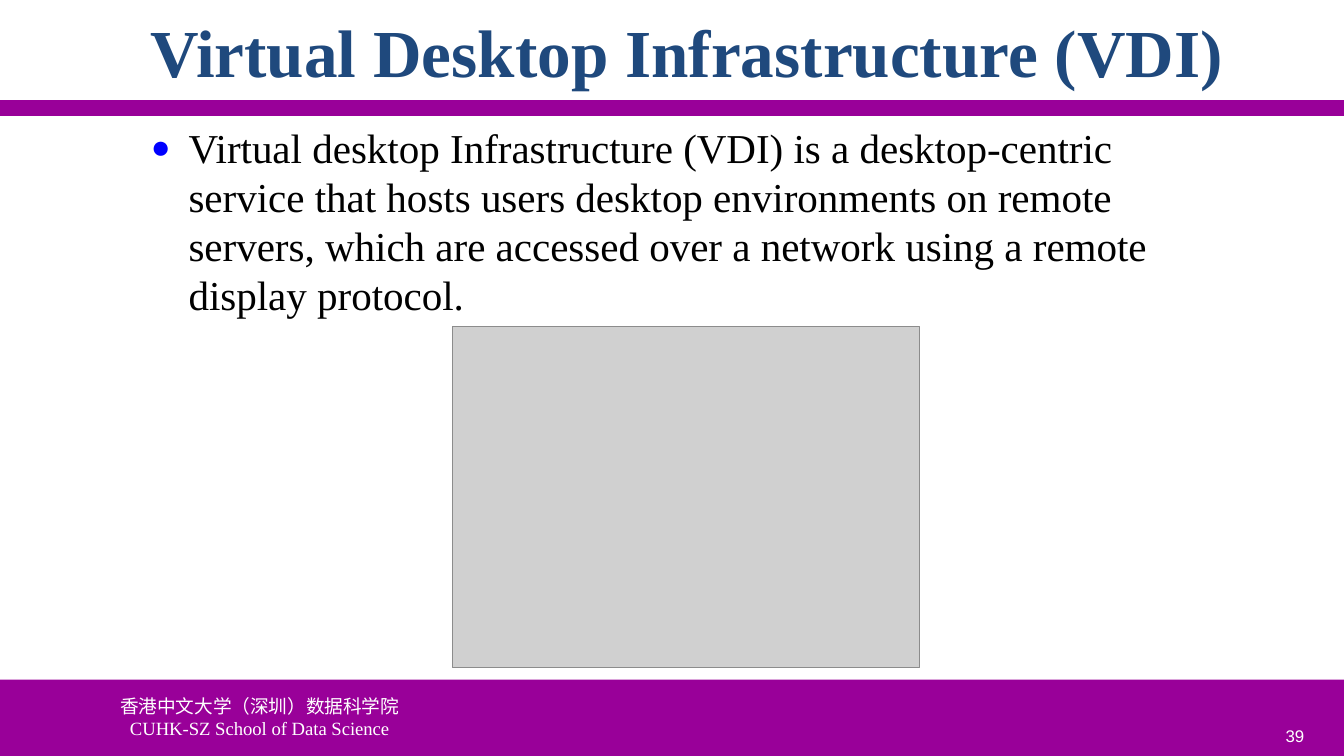
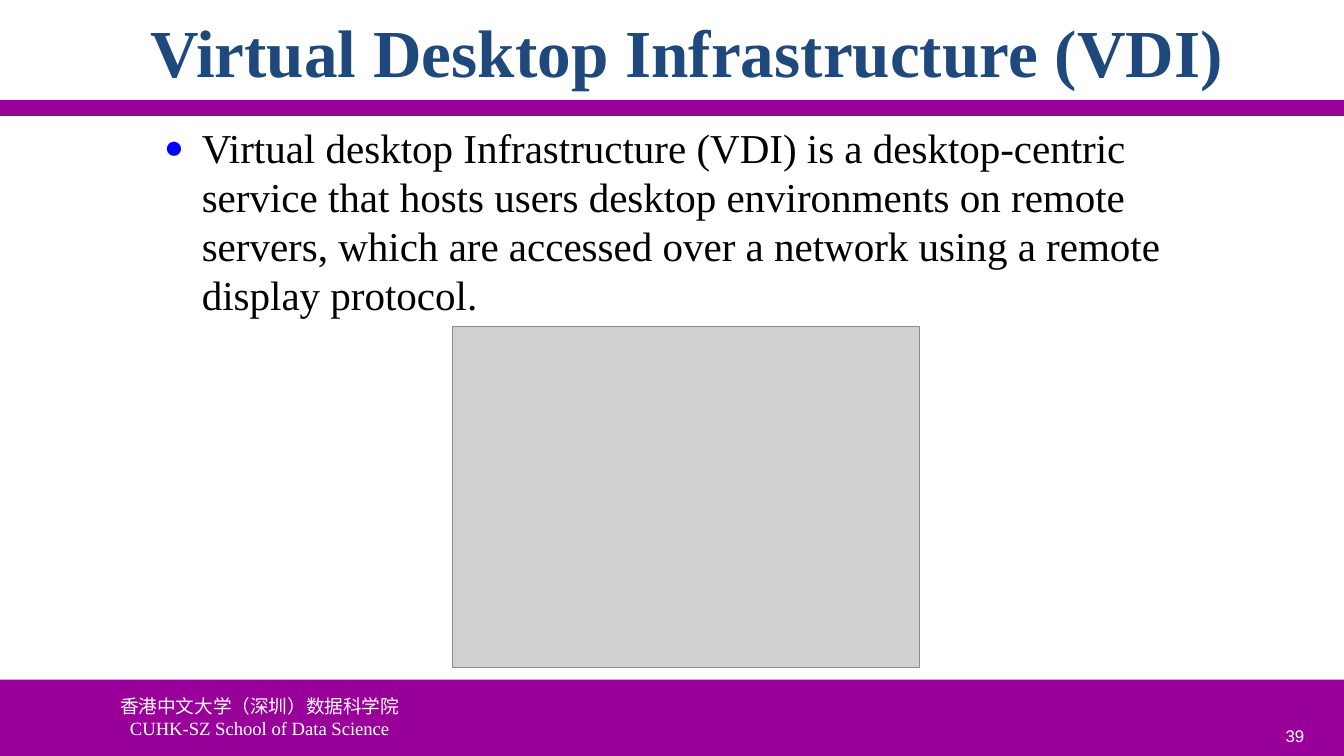
Before and after one commit to ychung1103/ychung1103.github.io, a slide deck: slide 39 of Slides/CSC6103/VT-01 Virtualization Introduction.pptx. Drawn at 1344x756 pixels with LibreOffice and Linux fonts; fonts in the diff are those of the drawing; grey boxes stand for pictures; background and template pictures are left out. Boxes give left, top, right and bottom in pixels: in the first picture for what was removed or moved away, otherwise in the second. Text is boxed around its words. In the diff, an @@ line names an element or a change of style, - is before the commit and + after.

```diff
--- a/Slides/CSC6103/VT-01 Virtualization Introduction.pptx
+++ b/Slides/CSC6103/VT-01 Virtualization Introduction.pptx
@@ text "Virtual desktop Infrastructure (VDI) is ...": place and size @@
-text "Virtual desktop Infrastructure (VDI) is ..." at box(189, 134, 1147, 318)
+text "Virtual desktop Infrastructure (VDI) is ..." at box(202, 134, 1160, 318)
```
Also in this commit, not shown: 9 other slides changed.
